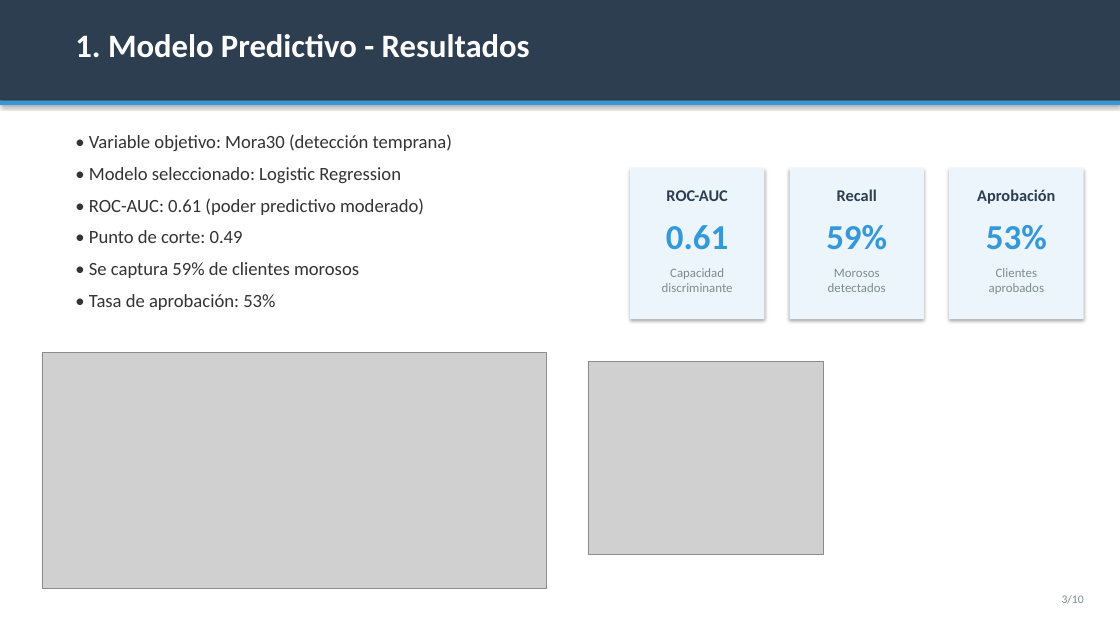
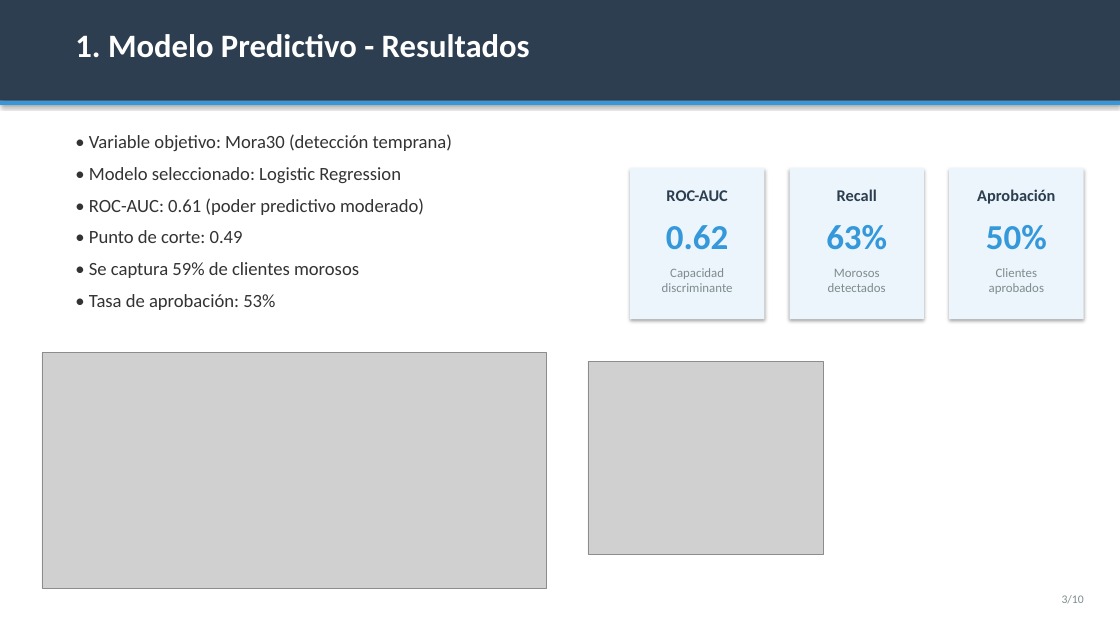
Before and after one commit to wilwil186/solventa-credit-risk-model, a slide deck: slide 4 of output/presentacion_ejecutiva.pptx. Drawn at 1120x630 pixels with LibreOffice and Linux fonts; fonts in the diff are those of the drawing; grey boxes stand for pictures. Boxes give left, top, right and bottom in pixels: in the first picture for what was removed or moved away, otherwise in the second. Text is boxed around its words. In the diff, an @@ line names an element or a change of style, - is before the commit and + after.

```diff
--- a/output/presentacion_ejecutiva.pptx
+++ b/output/presentacion_ejecutiva.pptx
@@ text at (666, 225, 728, 250): text changed @@
-0.61
+0.62
@@ text at (826, 225, 887, 250): text changed @@
-59%
+63%
@@ text at (986, 225, 1047, 250): text changed @@
-53%
+50%
```
Also in this commit, not shown: 16 other files.
